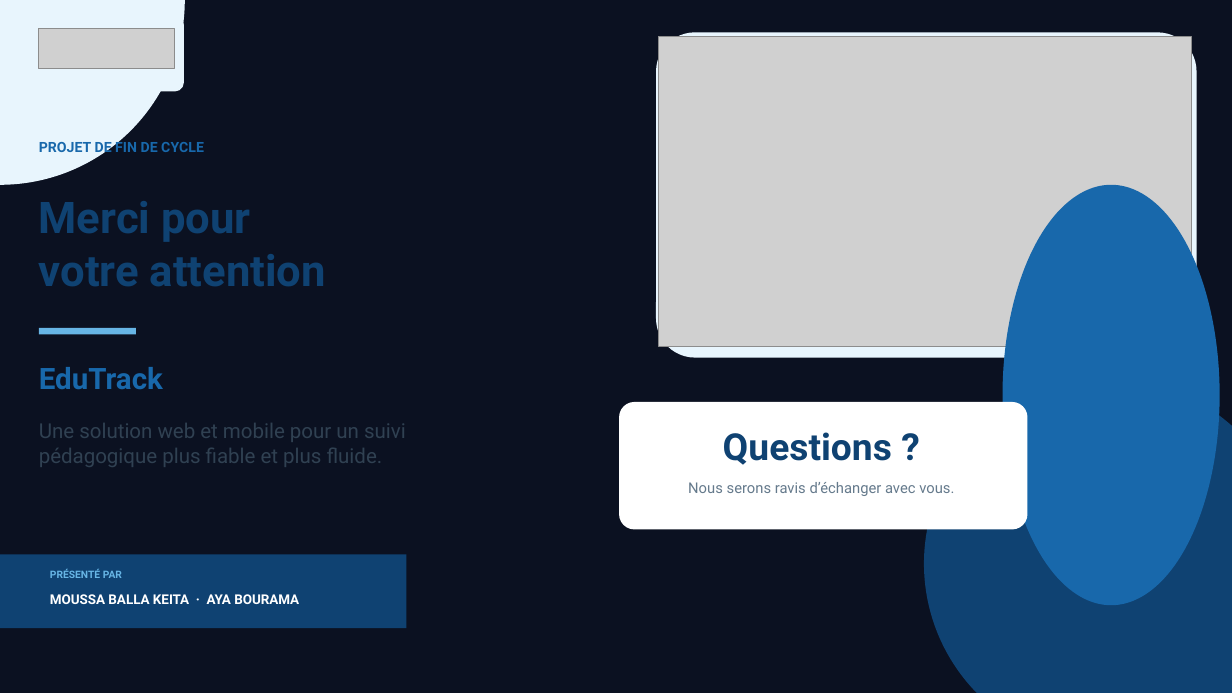
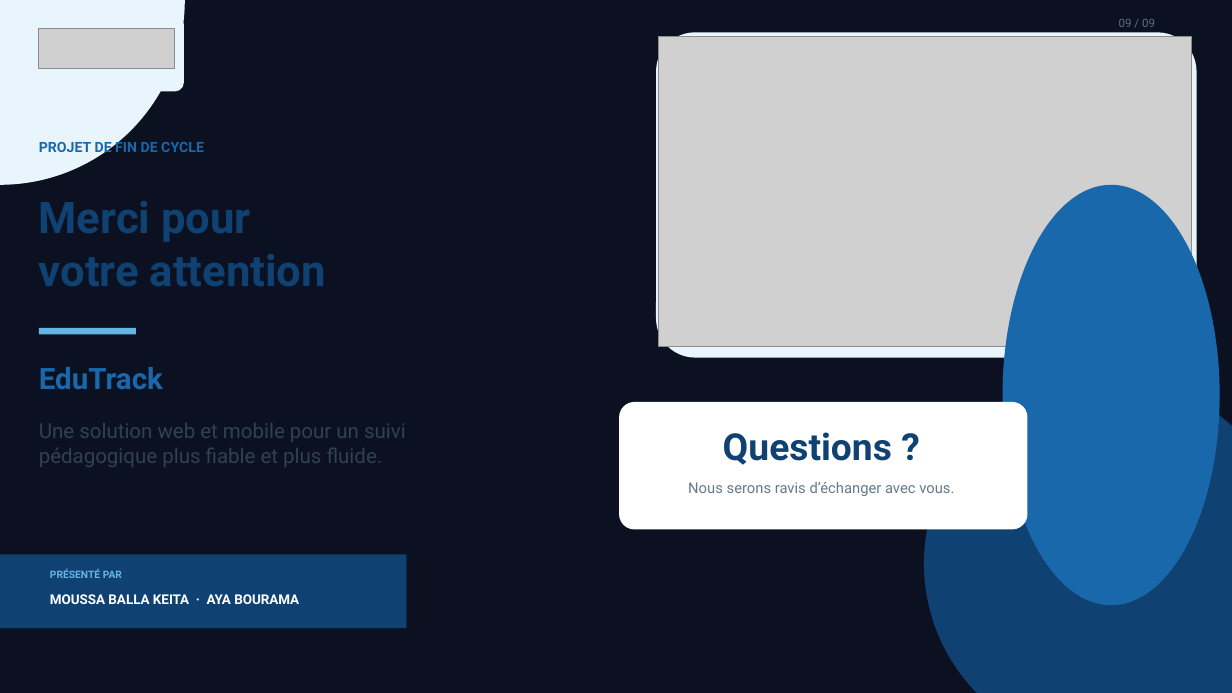
Before and after one commit to moussa7006/suivi-pedagogique-system, a slide deck: slide 9 of MEMOIRE/La finalisima present_V11.pptx. Drawn at 1232x693 pixels with LibreOffice and Linux fonts; fonts in the diff are those of the drawing; grey boxes stand for pictures. Boxes give left, top, right and bottom in pixels: in the first picture for what was removed or moved away, otherwise in the second. Text is boxed around its words. In the diff, an @@ line names an element or a change of style, - is before the commit and + after.

```diff
--- a/MEMOIRE/La finalisima present_V11.pptx
+++ b/MEMOIRE/La finalisima present_V11.pptx
@@ text added at [1119, 19, 1155, 27], 9 pt, text #5A6E80 @@
+09 / 09
```
Also in this commit, not shown: 7 other slides changed, 5 other files.
